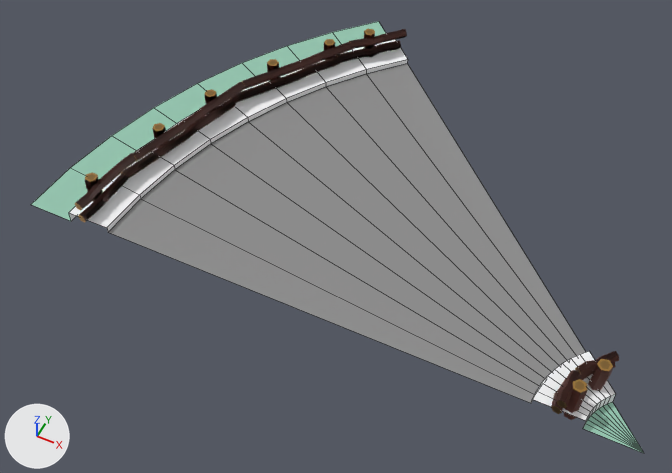
The FBX model Assets/Models/base/road/rail45_1.fbx as it was, and as the next commit left it.
Rendered twice from a 50 mm lens placed at (-0.83, -17.05, 10.91), pointed at (-5.42, -7.86, -0.58). The lights are fixed; the arrows at lower left show +X, +Y and +Z. Mesh edges are drawn as thin lines on the coarser meshes. Where no turn or scale is listed for an object, it has been applied to the vertices.

Names of what the first picture shows: 'rail45_1_1', 'rail45_2_1', 'roadCornerSmall45'.
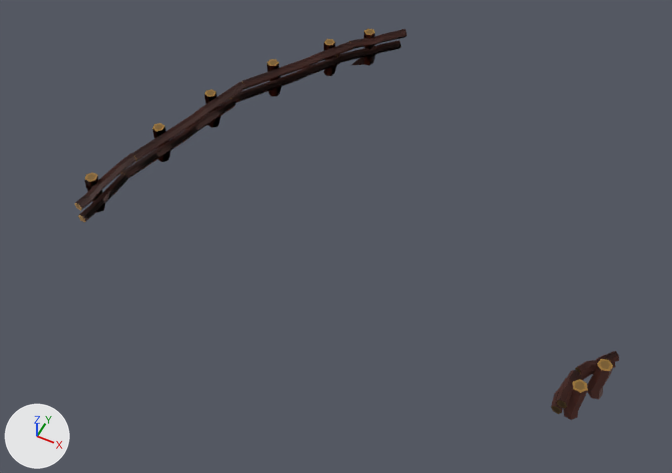
Boxes (x1, y1, x2, y2) around the edits, measured in the pictures (672 x 473 px):
```json
{"object": "roadCornerSmall45", "change": "deleted", "before": [31, 21, 644, 453], "faces in mat_road_014 (grey #8d8d8d)": [109, 64, 585, 403], "faces in mat_grass_014 (green #95c5af)": [31, 21, 644, 453], "faces in mat_grey_014 (white #f9f9fb)": [69, 39, 616, 423]}
```

The change, as JSON lines over the scene's bpy script:
```json
{"op": "remove", "block": "ob_roadcornersmall45", "code": ["ob_roadcornersmall45 = bpy.data.objects.new('roadCornerSmall45', me_mesh_002)", "ob_roadcornersmall45.location = (-9.92, -9.91, 0.0)", "ob_roadcornersmall45.rotation_euler = (3.142, 0.0, 0.0)  # degrees (180, 0, 0)", "ob_roadcornersmall45.scale = (-0.001, -0.001, -0.001)"]}
```
